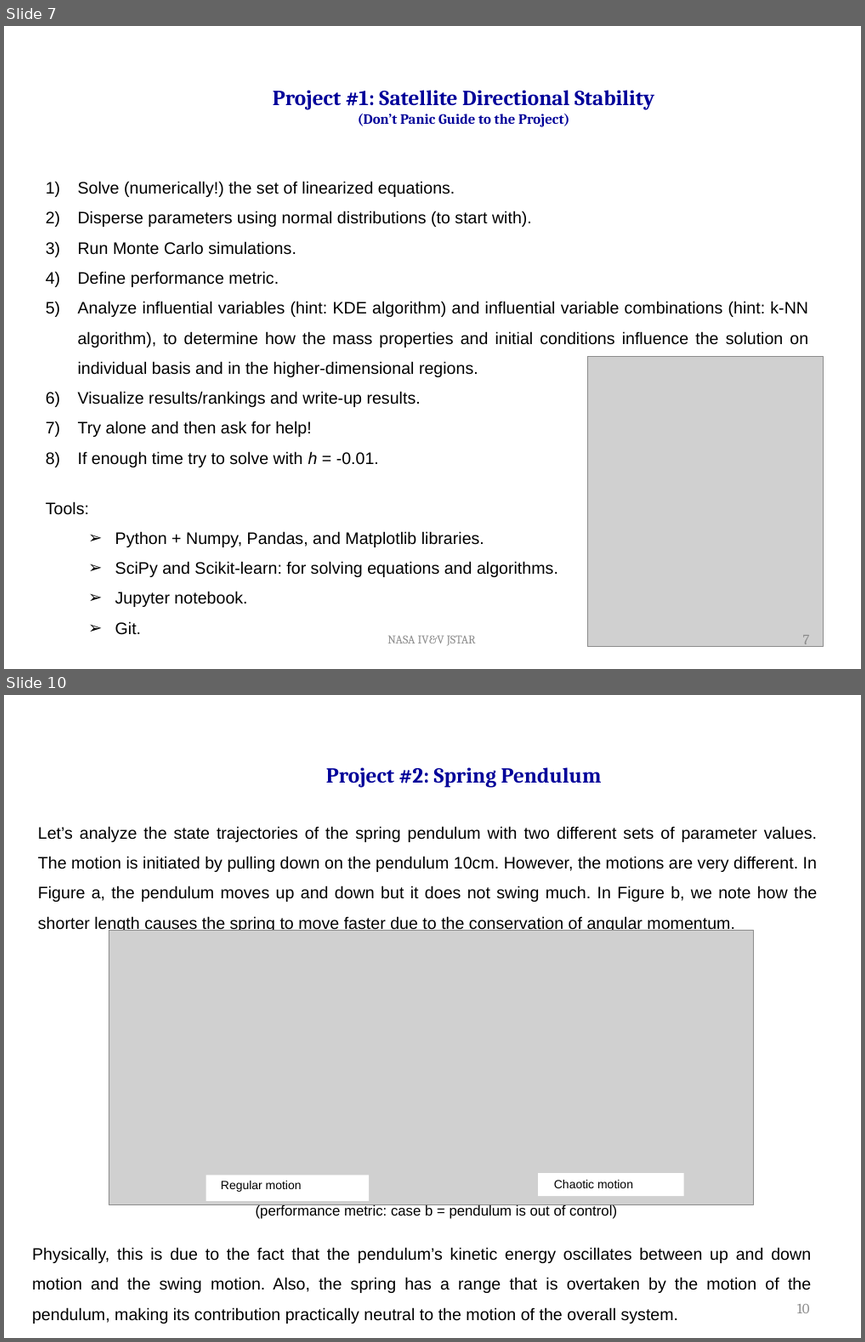
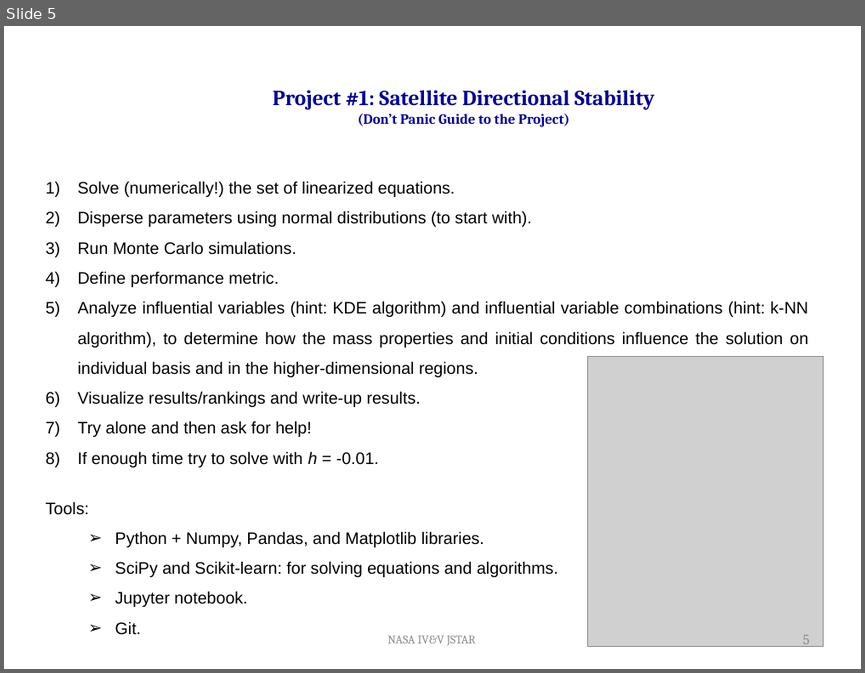
Before and after one commit to Carl5163/NASA_Project1, a slide deck: FSU_Spolaor_1.18.pptx. Shown one above the other, each under a label of ours: slides 7 and 10 before the commit, slide 5 after it; the slides between them are not shown. The pictures are 865x1342 and 865x673 pixels, drawn with LibreOffice and Linux fonts; fonts in the diff are those of the drawing; grey boxes stand for pictures; background and template pictures are left out. Boxes give left, top, right and bottom in pixels: in the first picture for what was removed or moved away, otherwise in the second. Text is boxed around its words. In the diff, an @@ line names an element or a change of style, - is before the commit and + after.

Commit message:
Trimmed the powerpoint
Now only has our project info

```diff
--- a/FSU_Spolaor_1.18.pptx
+++ b/FSU_Spolaor_1.18.pptx
@@ slide 10 removed at (4, 695, 861, 1338), background #FFFFFF @@
@@ title removed at (326, 767, 602, 788) @@
-Project #2: Spring Pendulum
@@ text removed at (38, 826, 817, 933) @@
-Let’s analyze the state trajectories of the spring pendulum with two different sets of parameter values. The motion is initiated by pulling down on the pendulum 10cm. However, the motions are very different. In Figure a, the pendulum moves up and down but it does not swing much. In Figure b, we note how the shorter length causes the spring to move faster due to the conservation of angular momentum.
@@ picture removed at (109, 930, 754, 1204) @@
@@ rectangle removed at (206, 1174, 369, 1201) @@
@@ rectangle removed at (538, 1173, 683, 1197) @@
@@ text removed at (221, 1180, 302, 1191) @@
-Regular motion
@@ text removed at (256, 1203, 617, 1219) @@
-(performance metric: case b = pendulum is out of control)
@@ text removed at (554, 1179, 633, 1188) @@
-Chaotic motion
@@ text removed at (32, 1247, 811, 1323) @@
-Physically, this is due to the fact that the pendulum’s kinetic energy oscillates between up and down motion and the swing motion. Also, the spring has a range that is overtaken by the motion of the pendulum, making its contribution practically neutral to the motion of the overall system.
@@ page number removed at (797, 1304, 810, 1313) @@
-10
@@ what was slide 7 is now slide 5 @@
@@ page number at (803, 635, 810, 648): text changed @@
-7
+5
```
Also in this commit, not shown: 7 other slides removed.
